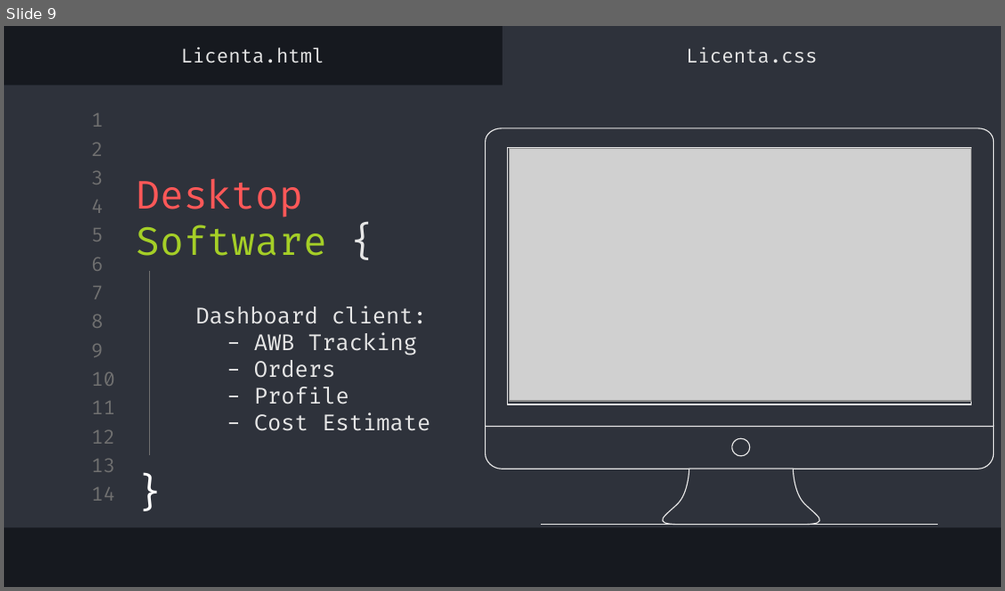
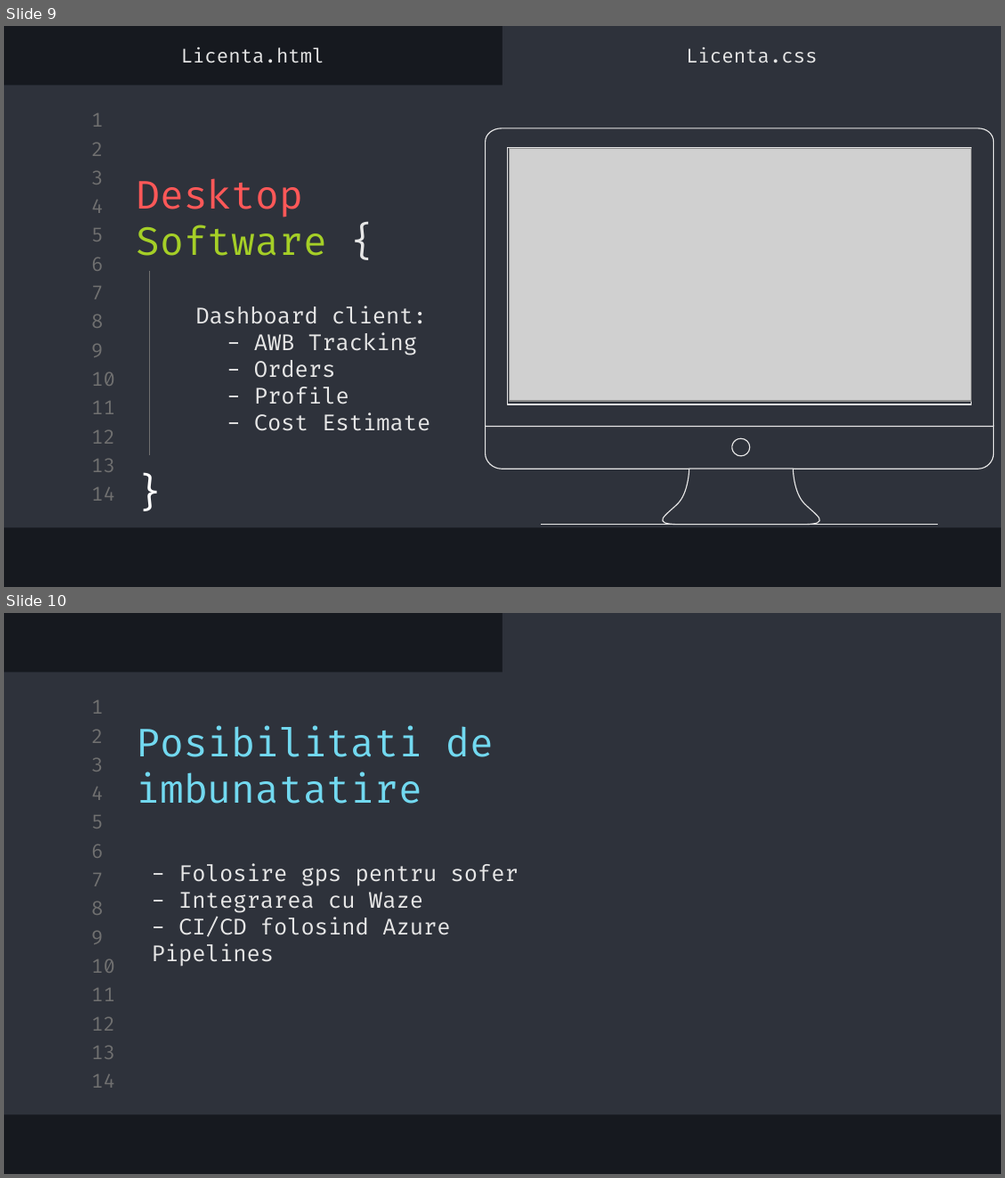
Before and after one commit to alexpopescu021/Licenta, a slide deck: Licenta/Licenta_Slides.pptx. Shown one above the other, each under a label of ours: slide 9 before the commit, slides 9 and 10 after it. The pictures are 1005x591 and 1005x1178 pixels, drawn with LibreOffice and Linux fonts; fonts in the diff are those of the drawing; grey boxes stand for pictures. Boxes give left, top, right and bottom in pixels: in the first picture for what was removed or moved away, otherwise in the second. Text is boxed around its words. In the diff, an @@ line names an element or a change of style, - is before the commit and + after.

```diff
--- a/Licenta/Licenta_Slides.pptx
+++ b/Licenta/Licenta_Slides.pptx
@@ slide 10 added at bbox=[4, 613, 1001, 1174], background #16191F; not listed: 16 template elements that a slide beside it also shows @@
@@ title added at bbox=[137, 725, 494, 803], 28 pt, text #72D9F0 @@
+Posibilitati de imbunatatire
@@ subtitle added at bbox=[152, 864, 518, 966], 16 pt, text #E7E7E7 @@
+- Folosire gps pentru sofer
+- Integrarea cu Waze
+- CI/CD folosind Azure Pipelines
```
Also in this commit, not shown: 2 slides changed, 1 other slide added.
